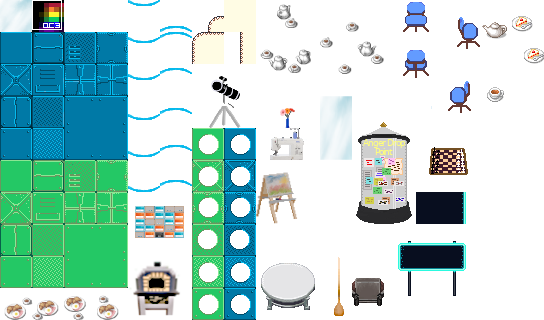
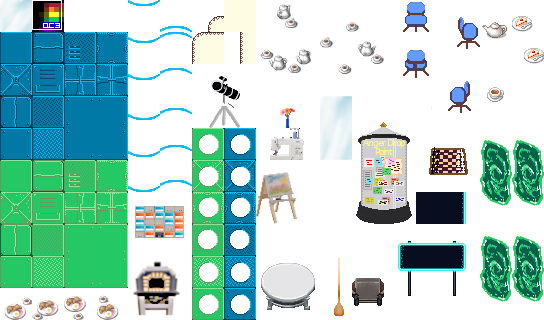
Layers edited between the first and the second 544px x 320px image:
added layer "portal" above "qc" over box(480, 140, 544, 302)
